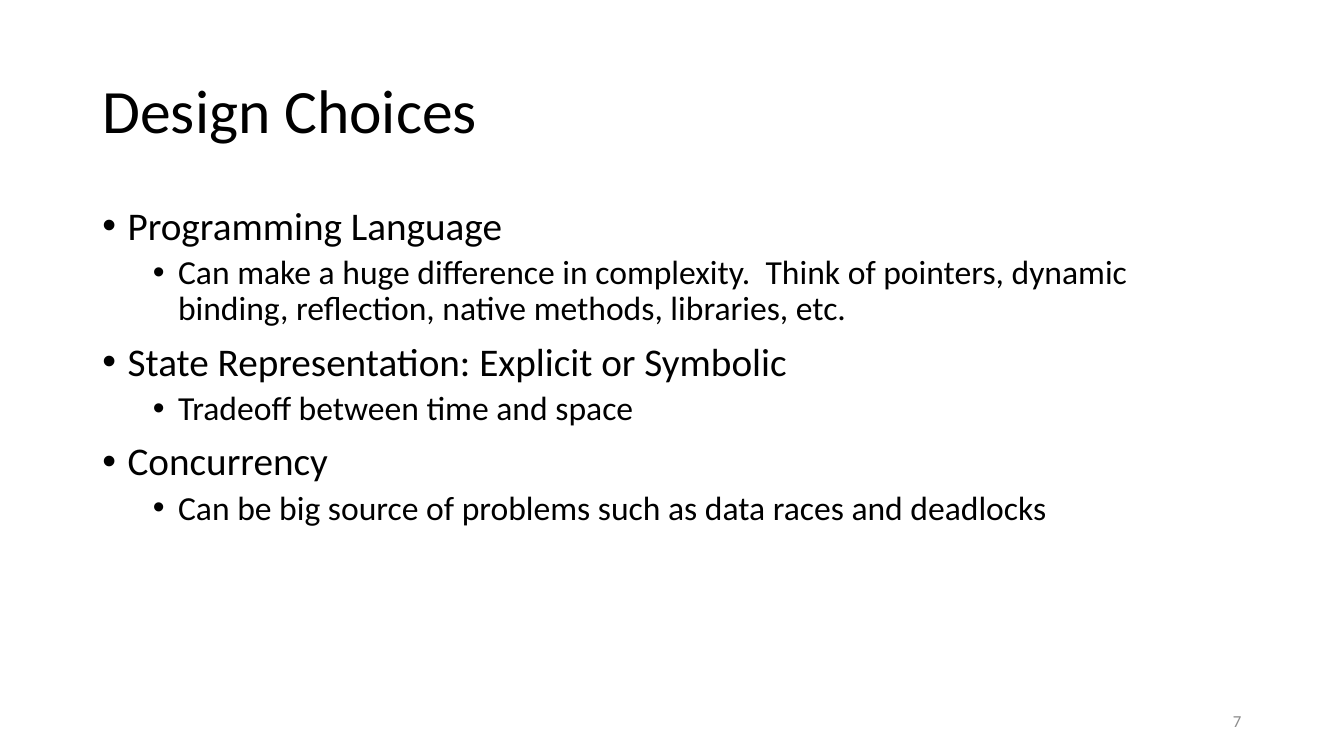
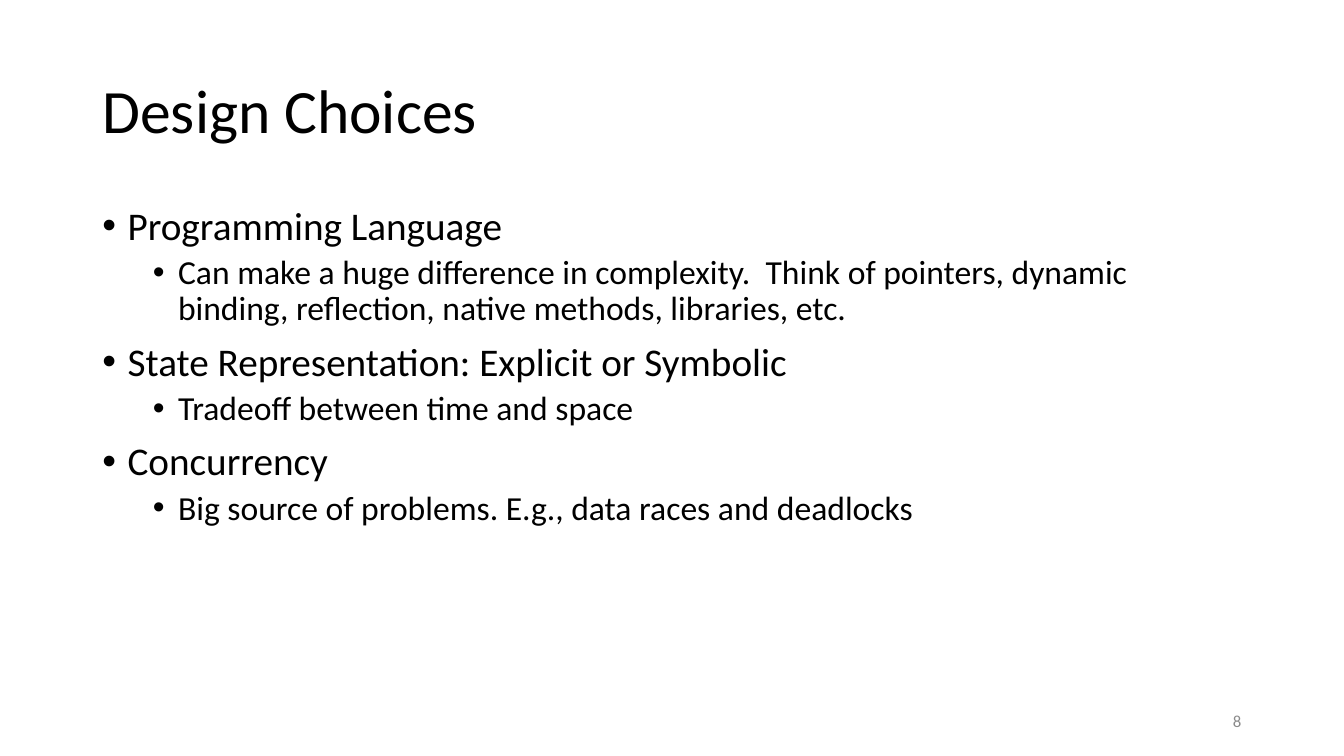
Before and after one commit to damorim/model-checking-tutorial, a slide deck: slide 8 of program-model-checking.pptx (slide 7 before the commit). Drawn at 1344x756 pixels with LibreOffice and Linux fonts; fonts in the diff are those of the drawing. Boxes give left, top, right and bottom in pixels: in the first picture for what was removed or moved away, otherwise in the second. Text is boxed around its words. In the diff, an @@ line names an element or a change of style, - is before the commit and + after.

```diff
--- a/program-model-checking.pptx
+++ b/program-model-checking.pptx
@@ text at (178,496,913,526): text changed @@
-  • Can be big source of problems such as data races and deadlocks
+  • Big source of problems. E.g., data races and deadlocks
@@ page number at (1233,715,1241,727): text changed @@
-7
+8
```
Also in this commit, not shown: 7 other slides changed, 2 slides added.
